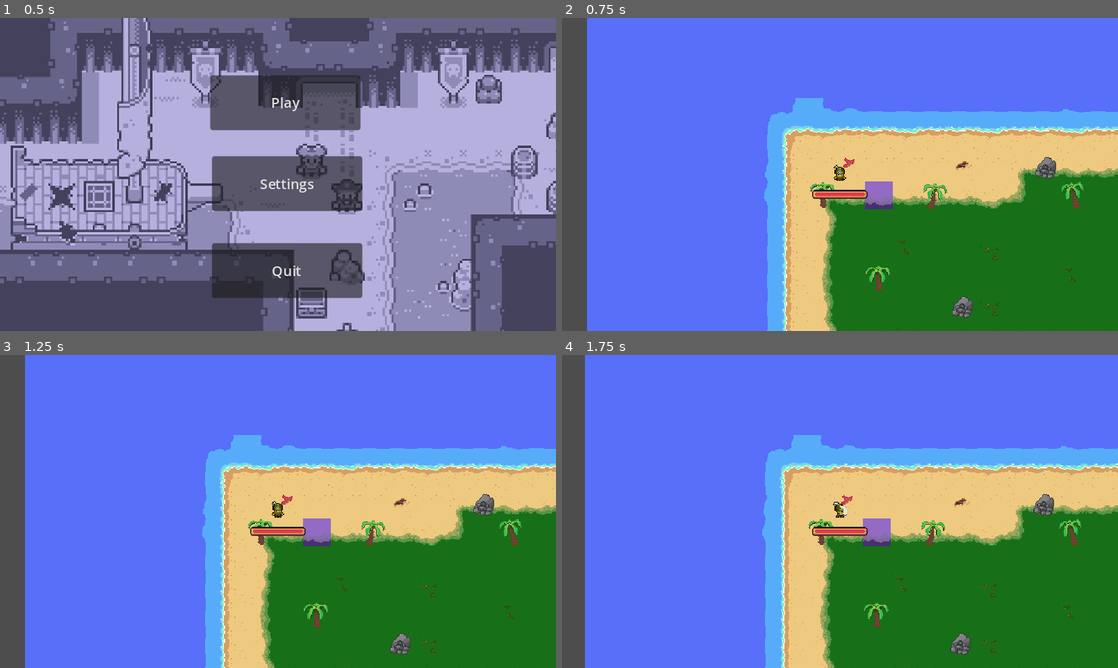
Above: before the commit, frames 1-4 (two rows, left to right).
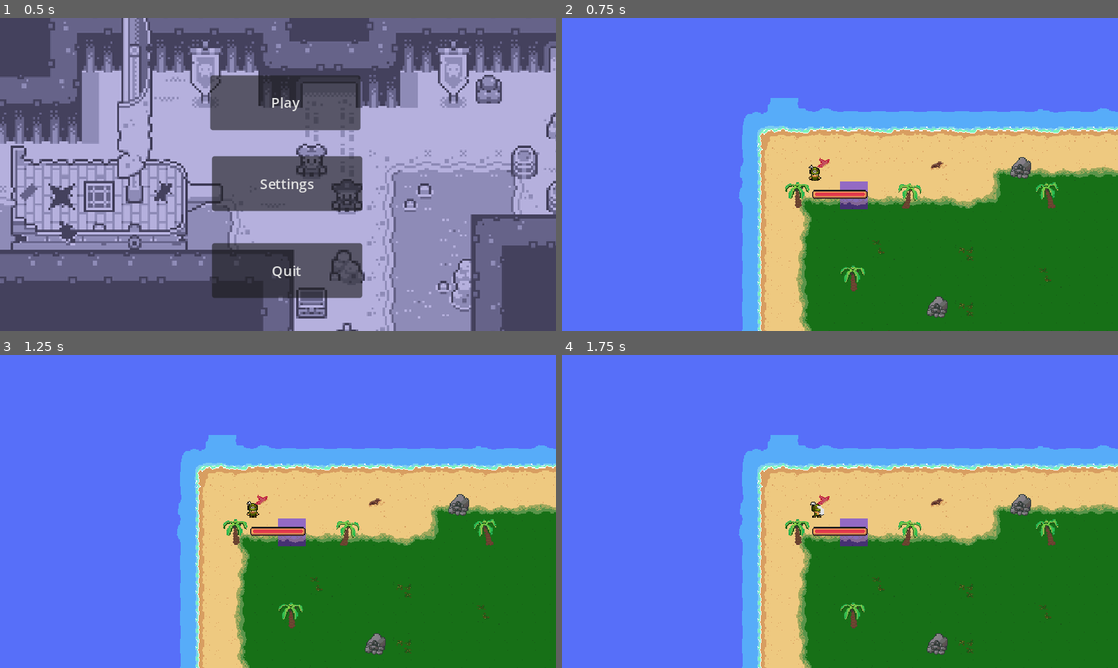
Above: after the commit, the same moments.

Repository: liam-barkley/Game-Jam
Game: Godot game, scene res://Scenes/main_menu.tscn
The game is run twice, just before and just after one commit, with the same random seed, the same clock (stepped at 60 frames per second) and the same inputs.
Inputs (mouse positions are in pixels of both pictures, inside the frame that each line leads up to):
- Up to frame 1 (0.5 s): no input
- Up to frame 2 (0.75 s): click "Play" at 0.5 s
- Up to frame 3 (1.25 s): no input
- Up to frame 4 (1.75 s): tap Enter at 1.25 s; move the mouse to (962, 495) at 1.27 s; hold D (move_right) from 1.28 s (still down); click (962, 495) at 1.35 s

Frame 1 is identical in both runs. In frame 2, 18% of the frame differs, in the area x 0-100%, y 0-100%; in frame 3, 18%; in frame 4, 18%.

Commit message:
limiting player cam to match world

Diff:
--- a/Game/Scenes/player.tscn
+++ b/Game/Scenes/player.tscn
@@ -682,6 +682,10 @@
 script = ExtResource("7_jtbc0")
 
 [node name="Camera2D" type="Camera2D" parent="."]
+limit_left = -192
+limit_top = -160
+limit_right = 704
+limit_bottom = 704
 
 [node name="AudioStreamPlayer2D" type="AudioStreamPlayer2D" parent="."]
 
